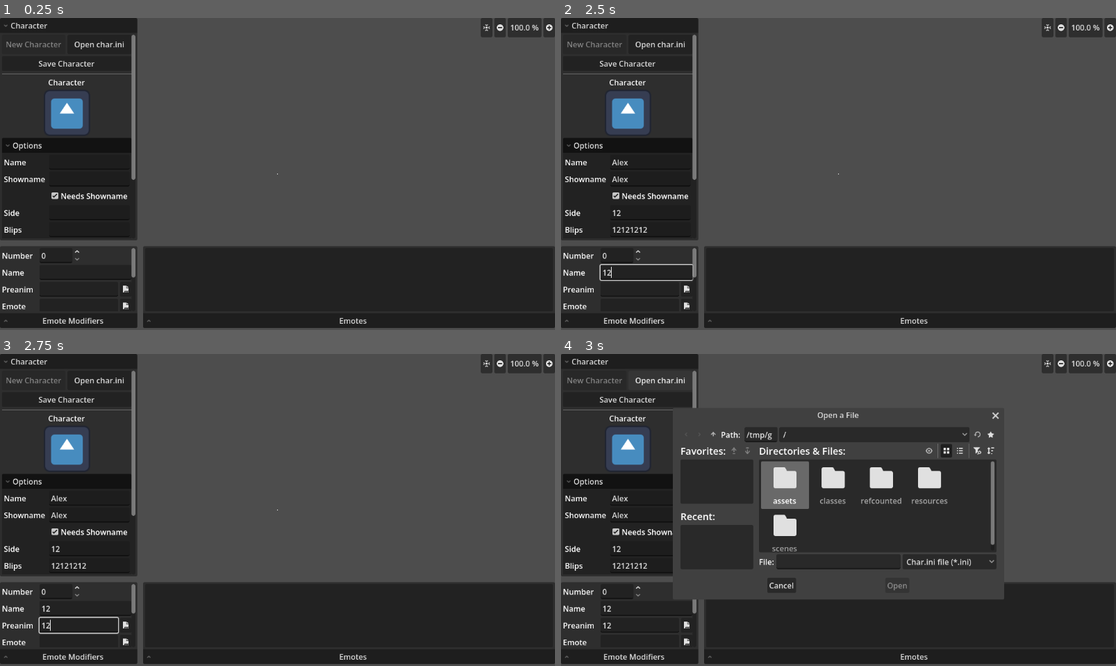
Above: before the commit, frames 1-4 (two rows, left to right).
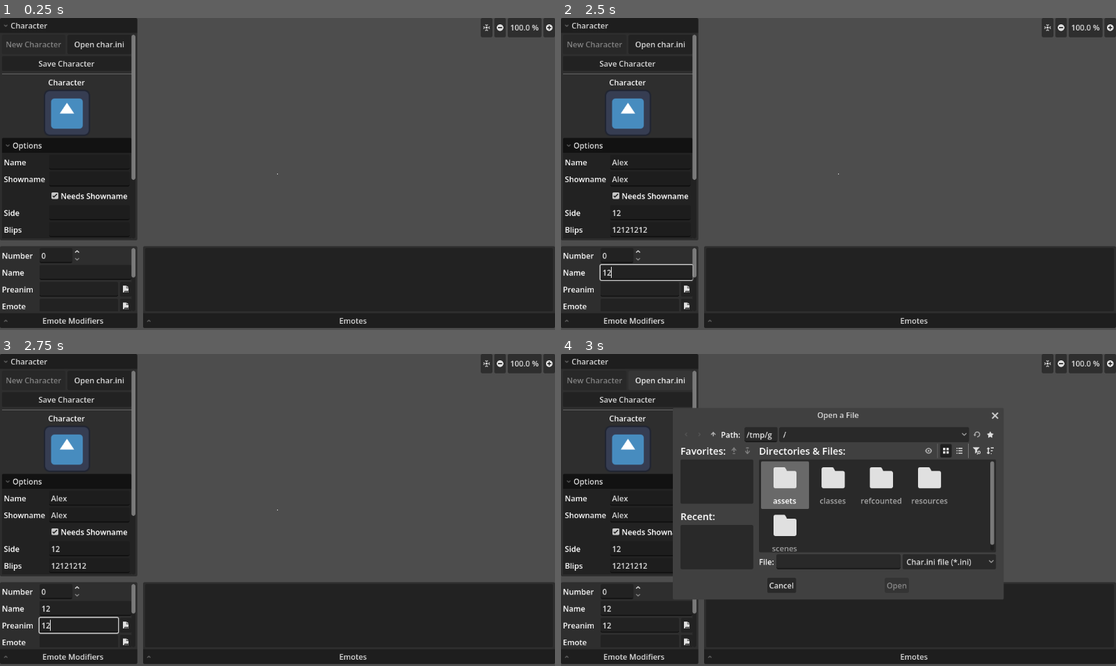
Above: after the commit, the same moments.

Repository: Crystalwarrior/KFO-CharMaker
Game: Godot game, scene res://scenes/main.tscn
Same seed, same stepped clock (60 frames per second), same inputs: the game is played once before the commit and once after it. The engine's default icon, where the game draws it, is replaced by a stand-in: a white triangle on a blue panel in a dark square.
Inputs (mouse positions are in pixels of both pictures, inside the frame that each line leads up to):
- Up to frame 1 (0.25 s): no input
- Up to frame 2 (2.5 s): click (649, 161) at 0.52 s; type "Alex" at 0.6 s; click (649, 180) at 0.75 s; type "Alex" at 0.83 s; click (649, 211) at 0.98 s; type "12" at 1.07 s; click (649, 230) at 1.27 s; type "12" at 1.35 s; click (649, 264) at 1.5 s; type "12" at 1.58 s; click (649, 280) at 1.73 s; type "12" at 1.82 s; click (649, 295) at 2.02 s; type "12" at 2.1 s; click (644, 273) at 2.25 s; type "12" at 2.33 s; click (638, 289) at 2.48 s
- Up to frame 3 (2.75 s): type "12" at 2.57 s
- Up to frame 4 (3 s): click "Open char.ini" at 2.75 s

Frames 1-3 are identical in both runs. In frame 4, 0.2% of the frame differs, in the area x 58-79%, y 18-76%.

Commit message:
Format the other code

Diff:
--- a/classes/attorney_animation.gd
+++ b/classes/attorney_animation.gd
@@ -1,10 +1,12 @@
 extends Node2D
+
 class_name AttorneyAnimation
 
 @export var animation: Animation
 
 var frame_sprite: Sprite2D
 var frame_textures: Array[ImageTexture]
+
 
 func add_frames_from_folder(folder_path: String) -> void:
 	if not frame_sprite:
@@ -27,6 +29,7 @@
 		image_texture.set_image(image)
 		frame_textures.append(image_texture)
 
+
 func initialize_from_frame_data(frame_data: Array[Dictionary]) -> void:
 	animation = Animation.new()
 	var track_index: int = animation.add_track(Animation.TYPE_VALUE)
--- a/classes/basic_ini.gd
+++ b/classes/basic_ini.gd
@@ -16,7 +16,7 @@
 			if not section_data.is_empty():
 				result[section_name] = section_data
 			section_name = line.trim_prefix("[").trim_suffix("]").to_lower()
-			section_data = {}
+			section_data = { }
 		else:
 			var kv: PackedStringArray = line.split("=", true, 1)
 			section_data[kv[0].strip_edges()] = kv[1].strip_edges() if kv.size() > 1 else ""
@@ -40,7 +40,7 @@
 		var emote_count: int = data["emotions"].keys().size()
 		ini_string += "\nnumber = %s" % emote_count
 		for index: int in emote_count:
-			var emote_number: String = str(index+1)
+			var emote_number: String = str(index + 1)
 			ini_string += "\n%s = %s" % [emote_number, data["emotions"][emote_number]]
 	if "soundn" in data:
 		ini_string += "\n\n[SoundN]"
--- a/refcounted/magick.gd
+++ b/refcounted/magick.gd
@@ -1,4 +1,5 @@
 extends RefCounted
+
 class_name Magick
 
 # Returns the frame data for each animated frame in the image
@@ -6,21 +7,27 @@
 	var path: String = ProjectSettings.globalize_path(image_path)
 	# get frame times
 	var output: Array
-	OS.execute("magick", [
-		# %m	image file format (file magic)
-		# %T	image time delay (in centi-seconds)
-		# %X	page (canvas) x offset (including sign)
-		# %Y	page (canvas) y offset (including sign)
-		# %D	image GIF dispose method
-		"identify", "-format", "%T %X %Y %D;",
-		ProjectSettings.globalize_path(path)
-	], output)
+	OS.execute(
+		"magick",
+		[
+			# %m	image file format (file magic)
+			# %T	image time delay (in centi-seconds)
+			# %X	page (canvas) x offset (including sign)
+			# %Y	page (canvas) y offset (including sign)
+			# %D	image GIF dispose method
+			"identify",
+			"-format",
+			"%T %X %Y %D;",
+			ProjectSettings.globalize_path(path),
+		],
+		output,
+	)
 	var arg: String = output[0]
 	var frames: PackedStringArray = arg.split(";", false)
 	var frame_data: Array[Dictionary] = []
 	for i: int in frames.size():
 		var frame: String = frames[i]
-		var data: Dictionary = {}
+		var data: Dictionary = { }
 		var args: PackedStringArray = frame.split(" ")
 		data["delay"] = int(args[0])
 		data["offset_x"] = int(args[1])
@@ -29,14 +36,19 @@
 		frame_data.append(data)
 	return frame_data
 
+
 func split_frames(image_path: String, output_folder: String) -> void:
 	var path: String = ProjectSettings.globalize_path(image_path)
 	DirAccess.make_dir_recursive_absolute(output_folder)
 	var output: Array
-	OS.execute("magick", [
-		path,
-		"-coalesce",
-		"-define",
-		"webp:lossless=true",
-		output_folder + "%d.webp"
-	], output)
+	OS.execute(
+		"magick",
+		[
+			path,
+			"-coalesce",
+			"-define",
+			"webp:lossless=true",
+			output_folder + "%d.webp",
+		],
+		output,
+	)
--- a/resources/character.gd
+++ b/resources/character.gd
@@ -1,4 +1,5 @@
 extends Resource
+
 ## Contains all the data necessary for the character to function
 class_name Character
 
@@ -41,6 +42,7 @@
 ## The Emotes stored on this character.
 @export var emotes: Array[Emote] = []
 
+
 ## Load the data obtained from BasicIni.parse(file.get_as_text())
 func load_data(data: Dictionary[String, Dictionary]) -> void:
 	if "emotions" in data:
@@ -55,9 +57,15 @@
 				continue
 			# desk mod is not always included
 			emote_args.resize(5)
-			var emote: Emote = Emote.new(emote_args[0], emote_args[1], emote_args[2], emote_args[3], emote_args[4])
+			var emote: Emote = Emote.new(
+				emote_args[0],
+				emote_args[1],
+				emote_args[2],
+				emote_args[3],
+				emote_args[4],
+			)
 			# This index is counted from 1 instead of 0 unfortunately
-			var ini_idx: int = emotes.size()+1
+			var ini_idx: int = emotes.size() + 1
 			if "soundn" in data:
 				if str(ini_idx) in data["soundn"]:
 					emote.sound_name = data["soundn"][str(ini_idx)]
@@ -96,28 +104,29 @@
 		if "scaling" in options:
 			scaling = options["scaling"]
 
+
 ## Save the data into BasicIni style format
 func save_data() -> Dictionary:
 	var data: Dictionary[String, Dictionary]
-	data["emotions"] = {}
-	data["options"] = {}
+	data["emotions"] = { }
+	data["options"] = { }
 	for i: int in emotes.size():
-		var number_string: String = str(i+1)
+		var number_string: String = str(i + 1)
 		var emote: Emote = emotes[i]
 		data["emotions"][number_string] = "#".join(
-			[emote.display_name, emote.pre, emote.idle, emote.emote_mod, emote.desk_mod]
+			[emote.display_name, emote.pre, emote.idle, emote.emote_mod, emote.desk_mod],
 		)
 		if not emote.sound_name.is_empty() and emote.sound_name not in ["-1", "0", "1"]:
 			if not "soundn" in data:
-				data["soundn"] = {}
+				data["soundn"] = { }
 			data["soundn"][number_string] = emote.sound_name
 		if emote.sound_time > 0:
 			if not "soundt" in data:
-				data["soundt"] = {}
+				data["soundt"] = { }
 			data["soundt"][number_string] = emote.sound_time
 		if emote.sound_loop == true:
 			if not "soundl" in data:
-				data["soundl"] = {}
+				data["soundl"] = { }
 			data["soundl"][number_string] = emote.sound_loop
 	data["options"]["name"] = char_name
 	data["options"]["showname"] = showname
@@ -139,6 +148,7 @@
 		data["options"]["scaling"] = scaling
 	return data
 
+
 ## Get the Character Folder absolute path.
 func get_folder() -> String:
 	return ini_path.get_base_dir()
--- a/resources/emote.gd
+++ b/resources/emote.gd
@@ -1,4 +1,5 @@
 extends Resource
+
 ## Contains the Emote animation data necessary for the character
 class_name Emote
 
@@ -13,7 +14,7 @@
 	## displayed. Additionally, the background is replaced by speed lines.
 	ZOOM = 5,
 	## Same as Zoom, except it turns on the PREANIM as well.
-	ZOOM_PREANIM = 6
+	ZOOM_PREANIM = 6,
 }
 
 ## This option allows an emote to either force the desk/witness stand/overlay to
@@ -59,6 +60,7 @@
 ## If the sound should be looping or not
 @export var sound_loop: bool = false
 
+
 func _init(p_display_name: String, p_pre: String, p_idle: String, p_emote_mod: String, p_desk_mod: String = ""):
 	display_name = p_display_name
 	pre = p_pre
